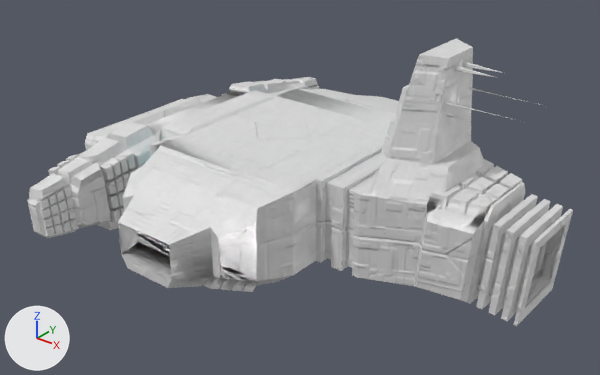
What one commit did to the FBX model VR_SS24/Assets/Models/spaceship 2.fbx.
Camera for both pictures: a camera (50 mm lens) standing at (5.37, -6.4, 3.8) and looking at (0.43, -0.23, -0.03). The axes (+X, +Y, +Z) are drawn at lower left. The lights are the same throughout. Where no turn or scale is listed for an object, it has been applied to the vertices. Vertices at the same position are counted once.

Objects in the first picture: 'Spaceship'.
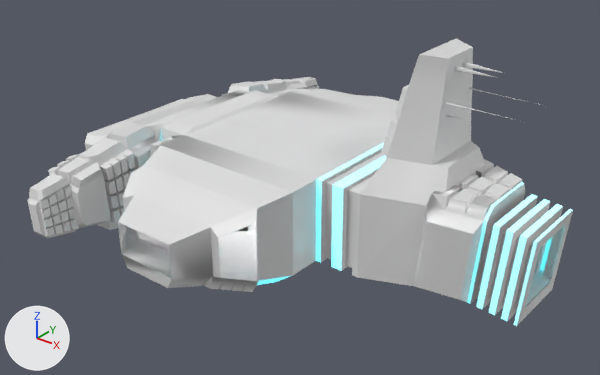
Where the newer file only moved an object's origin or applied its transform, the numbers keep the older frame.

The change, as JSON lines over the scene's bpy script:
```json
{"block": "mat_spaceship_hull", "where": "n4 = _N.new('ShaderNodeMapping'); n4.name = 'Mapping'"}
{"op": "set", "path": "n4.inputs[3].default_value", "old": "(0.5, 0.5, 1.0)", "new": "(15.0, 15.0, 15.0)", "note": "'Scale'"}
{"block": "mat_spaceship_hull", "where": "n10 = _N.new('ShaderNodeMapping'); n10.name = 'Mapping.002'"}
{"op": "set", "path": "n10.inputs[3].default_value", "old": "(0.5, 0.5, 1.0)", "new": "(15.0, 15.0, 15.0)", "note": "'Scale'"}
{"op": "add", "block": "mat_spaceship_hull_floor", "code": ["mat_spaceship_hull_floor = bpy.data.materials.new('Spaceship Hull Floor')", "# uses the picture img_metallic_01_jpg", "# uses the picture img_normals_01_jpg", "# uses the picture img_render_02_jpg"]}
{"block": "me_mesh_002", "where": "# used by ob_spaceship; location = (0.0, 0.0, 0.0)"}
{"op": "remove", "block": "me_mesh_002", "code": "me_mesh_002.from_pydata(...)  # 2857 vertices, 2518 faces; spans x -2.39..3.11, y -2.3..2.3, z -0.85..1.7"}
{"op": "add", "block": "me_mesh_002", "code": "me_mesh_002.from_pydata(...)  # 3118 vertices, 5807 faces, 8 loose edges; spans x -2.39..3.11, y -2.3..2.3, z -0.85..1.7"}
{"block": "me_mesh_002", "change": "me_mesh_002 part 1: 37 kept faces spanning x 1.67..2.82, y -0.24..0.23, z 0.76..1.59 get new texture (UV) coordinates"}
{"op": "add", "block": "me_mesh_002", "code": "me_mesh_002.materials.append(mat_spaceship_hull_floor)"}
{"op": "add", "block": "me_mesh_002", "code": "me_mesh_002.materials.append(mat_emission)  # white #e7e7e7"}
```

What differs and where, as boxes (x1, y1, x2, y2) in the pictures (600 x 375 px):
```json
{"object": "Spaceship", "change": "surface changed, reshaped", "before": [27, 38, 573, 326], "after": [27, 38, 573, 326]}
{"object": "Hexagon Lamp.002", "change": "no longer drawn", "before": [205, 165, 239, 176]}
{"object": "Hexagon Lamp.003", "change": "no longer drawn", "before": [345, 100, 374, 108]}
{"part": 1, "of": "me_mesh_002", "change": "surface changed", "before": [448, 62, 544, 119], "after": [448, 62, 544, 119]}
```
